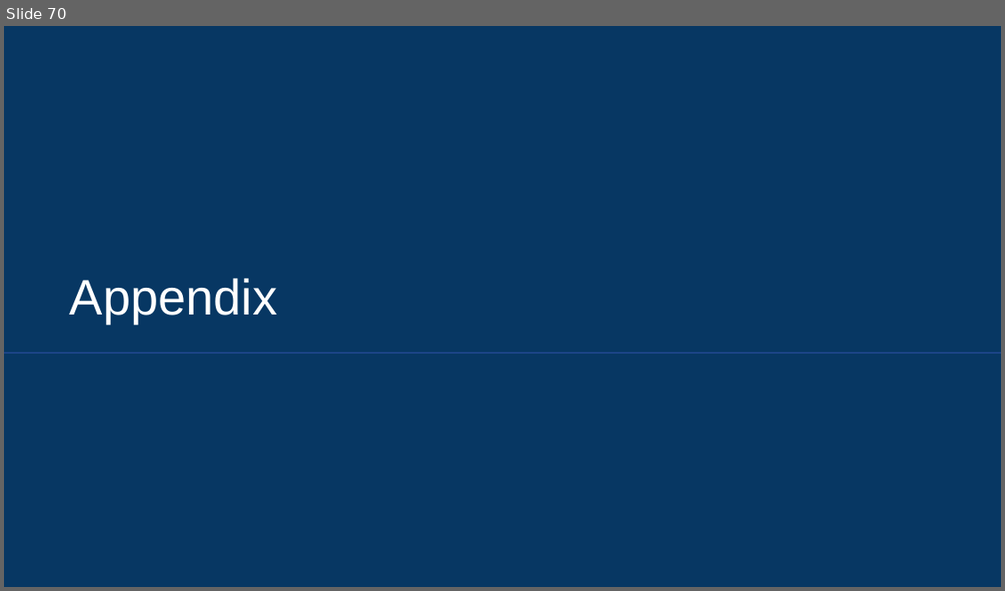
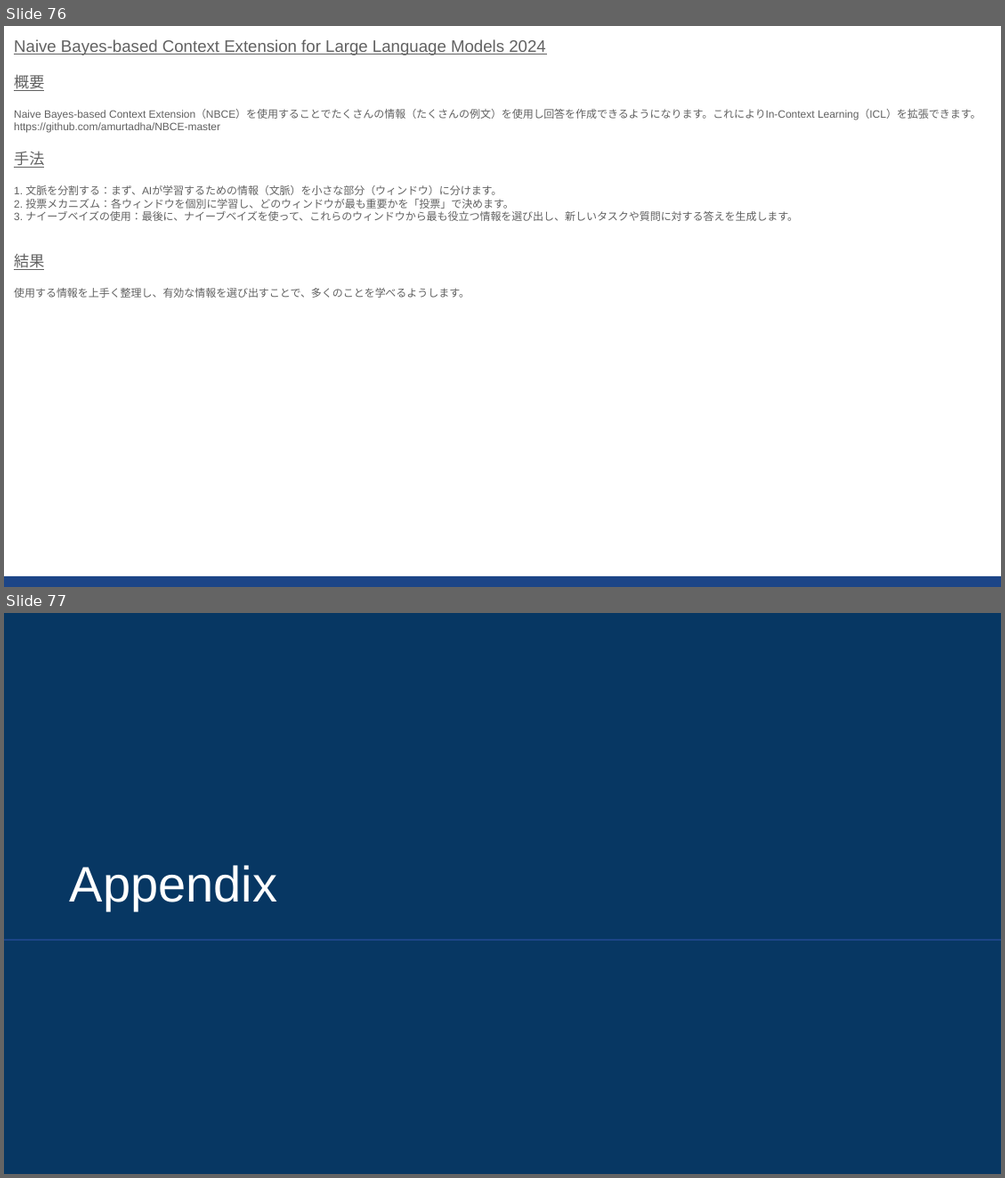
Before and after one commit to sekihan02/code_sundbox, a slide deck: 2024_LLM論文要約_3.pptx. Shown one above the other, each under a label of ours: slide 70 before the commit, slides 76 and 77 after it. The pictures are 1005x591 and 1005x1178 pixels, drawn with LibreOffice and Linux fonts; fonts in the diff are those of the drawing. Boxes give left, top, right and bottom in pixels: in the first picture for what was removed or moved away, otherwise in the second. Text is boxed around its words. In the diff, an @@ line names an element or a change of style, - is before the commit and + after.

```diff
--- a/2024_LLM論文要約_3.pptx
+++ b/2024_LLM論文要約_3.pptx
@@ slide 76 added at bbox=[4, 26, 1001, 587], background #FFFFFF @@
@@ text added at bbox=[14, 39, 981, 297], 7.6 pt, text #616161 @@
+Naive Bayes-based Context Extension for Large Language Models 2024
+概要
+Naive Bayes-based Context Extension（NBCE）を使用することでたくさんの情報（たくさんの例文）を使用し回答を作成できるようになります。これによりIn-Context Learning（ICL）を拡張できます。
+https://github.com/amurtadha/NBCE-master
+手法
+1. 文脈を分割する：まず、AIが学習するための情報（文脈）を小さな部分（ウィンドウ）に分けます。
+2. 投票メカニズム：各ウィンドウを個別に学習し、どのウィンドウが最も重要かを「投票」で決めます。
+3. ナイーブベイズの使用：最後に、ナイーブベイズを使って、これらのウィンドウから最も役立つ情報を選び出し、新しいタスクや質問に対する答えを生成します。
+結果
+使用する情報を上手く整理し、有効な情報を選び出すことで、多くのことを学べるようします。
@@ rectangle added at bbox=[4, 576, 1001, 587], fill #1C4587 @@
@@ what was slide 70 is now slide 77 @@
```
Also in this commit, not shown: 6 other slides added, 31 other files.
